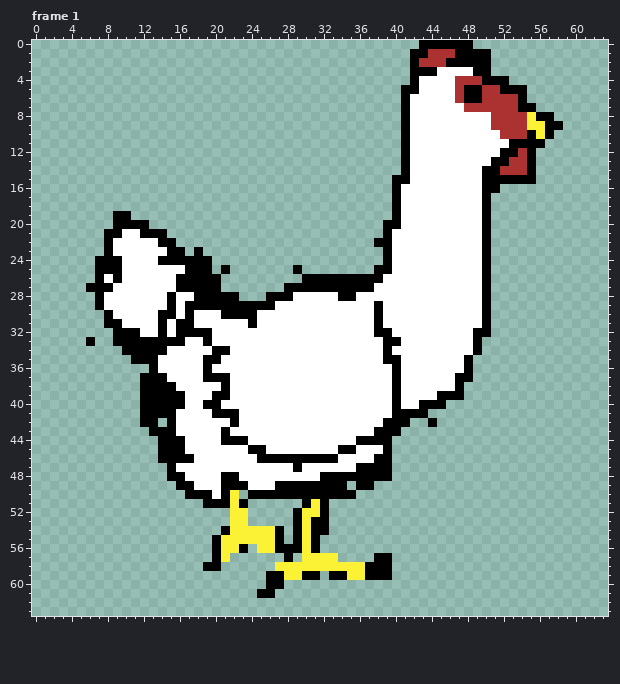
Pixel-art file, stored at assets/chicken.ase. Above: the version before the commit.
64x64 pixels, 8 frames. Shown: frame 1. The commit also changed other frames, which this record leaves out.
After the commit:
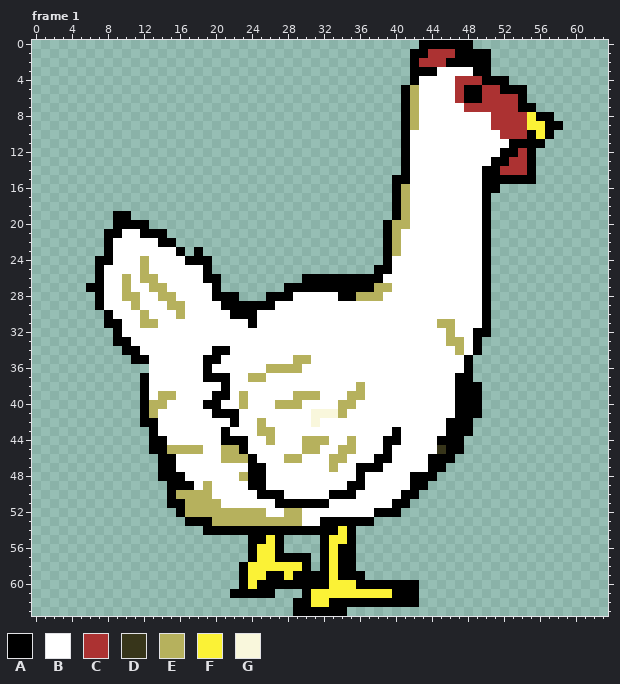
Palette (. is transparent): A #000000  B #ffffff  C #ac3232  D #37351a  E #b6b15d  F #fbf236  G #f9f7dc
Author's note on the commit: Adding better chicken. We have the clucknowlegy
Edits made:
layer "Layer 1" now hidden
layer "Layer 4" added
layer "Layer 2" added
layer "Layer 3" added
Changed rows in their new state; - is an unchanged pixel.
Frame 1:
first column x 42:
 5 E
 6 E
 7 E
 8 E
 9 E
first column x 6:
16 -----------------------------------E--------
17 -----------------------------------E--------
18 -----------------------------------E--------
19 -----------------------------------E--------
20 ----------------------------------EE--------
21 ----------------------------------E---------
22 --------------------------------.-E---------
23 ---------B------------------------E---------
24 ---B--E-BBB---------------------------------
25 --BB--E----BB--.-------.--------------------
26 ---BE-EE--BBB-------------------------------
27 --B-E--EE-BBBB------------------EE----------
28 ----EE--EE--BB----------------EEE-----------
29 -----E---EEBBBB-----------------B-----------
30 ------E-BBEB---B----------------B-----------
31 ------EEB-BB--------------------B------EE---
32 ----BB--B-BBBB------------------BB------E---
33 .----BBBBBB--B-------------------BB-----EE--
34 ------BBB------------------------B-------E--
35 -------B---------------EE--------BB---------
36 -------B------------EEEE----------B---------
37 -------BB---------EE--------------B---------
38 -------BBB--------------------E---B-------AA
39 -------BEEB------E-----EEE---EE---B----BB-AA
40 -------EEBB------E---EEE----EE----B--BBBBAAA
41 -------EBB---------------GGGE-----BBBBBBBAAA
42 --------BB---------E-----G-------BBBBBBBAAA-
43 --------BB---------EE-----------BB-BBBBBAAA-
44 -------A-BB---------E---EEE--EBBB-ABBBBAAA--
45 -------A-EEEE--EEABB----EE--EE----BBBBBDAA--
46 ----------BB---EEEABBBEEBBBEE-----BBBBAAA---
47 --------A---------AA---B---E-----BBBBBAA----
48 --------A------BBEAA------BBBB-BBBBBAAA-----
49 ---------A---E-BBBAA-BBBBBBBBA-BBBBBAA------
50 ---------AEEEE-BBBB---BBBBB---BBBBBAA-------
51 ---------AAEEEEBBBBBBAAA-A-BBBBBBBAA--------
52 ----------AEEEEEEEEEBBEEBBBBBBBBAAA---------
53 -----------AAAEEEEEEEEEEBB-AAAAA------------
54 -------------AA-AAAAA-A-A--AFA--------------
55 --------------....AA---...AFFA--------------
56 --------------....A---....AFAA--------------
57 --------------..--AFFA-AA.A-AA--..----------
58 -------------..--AFFF---A.A-AA....----------
59 -----------------AFF---A--AF-AA...----------
60 -----------------AFA--AAAAAFFFAAAAAAA-------
61 ----------------AAA-----AFFFFFFFFFAAA-------
62 -----------------------AAFFAAAAAAAAAA-------
63 -----------------------AAAAAA---------------
